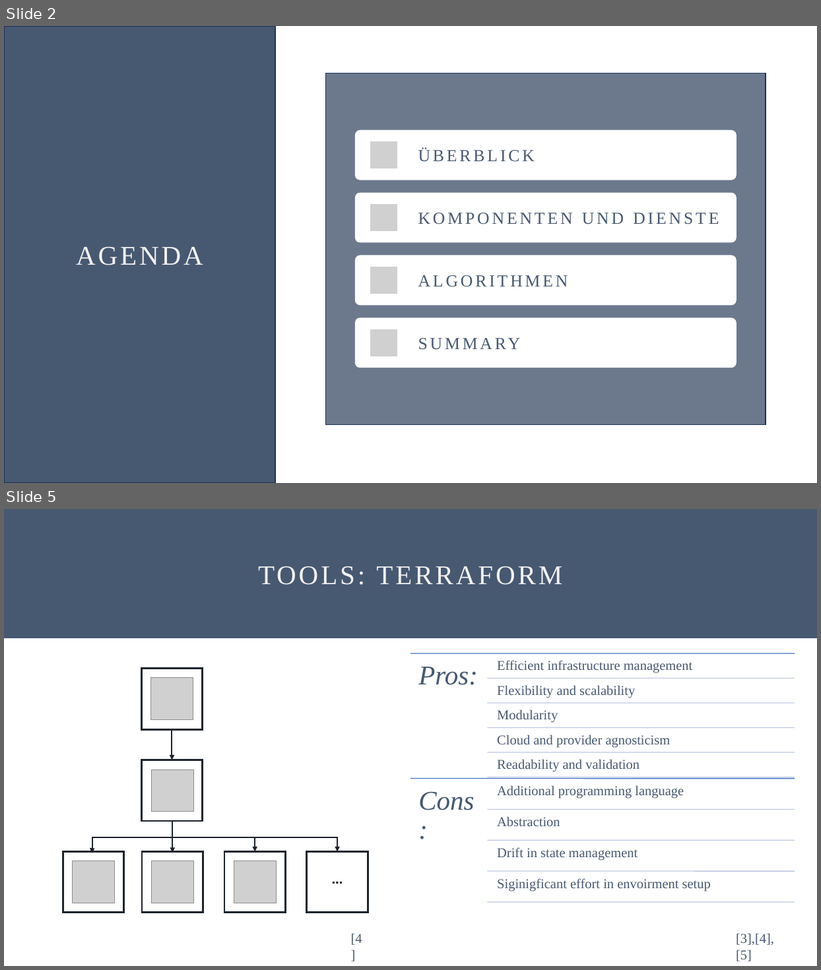
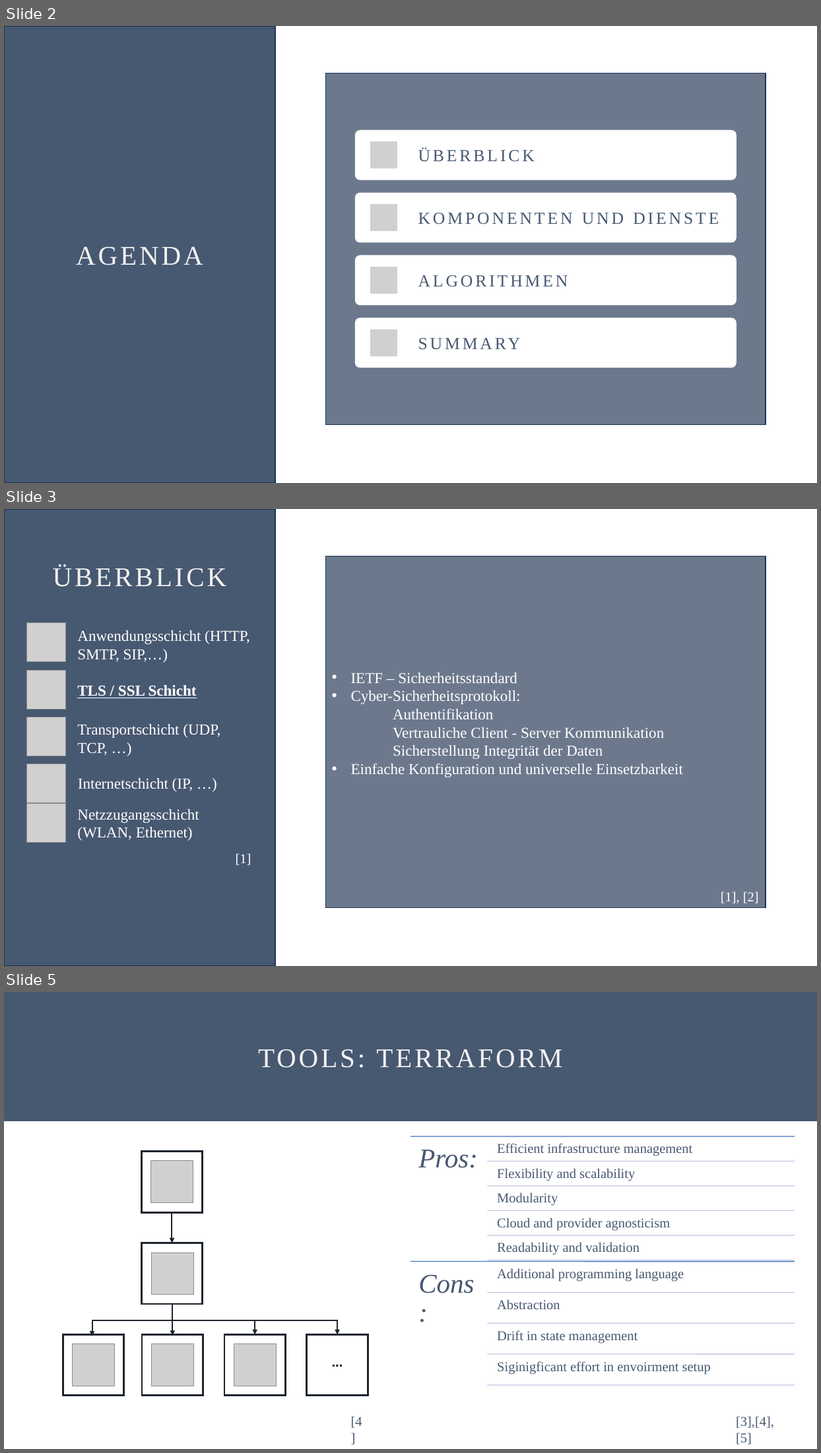
Before and after one commit to Oddl42/DLMCSITSDS01_IT_Sicherheit, a slide deck: Aufgabe/DLMCSITSDS01_Willkens_IU14073577_TLS_20240530.pptx. Shown one above the other, each under a label of ours: slides 2 and 5 before the commit, slides 2, 3 and 5 after it; the slides between them are not shown. The pictures are 821x970 and 821x1453 pixels, drawn with LibreOffice and Linux fonts; fonts in the diff are those of the drawing; grey boxes stand for pictures. Boxes give left, top, right and bottom in pixels: in the first picture for what was removed or moved away, otherwise in the second. Text is boxed around its words. In the diff, an @@ line names an element or a change of style, - is before the commit and + after.

```diff
--- a/Aufgabe/DLMCSITSDS01_Willkens_IU14073577_TLS_20240530.pptx
+++ b/Aufgabe/DLMCSITSDS01_Willkens_IU14073577_TLS_20240530.pptx
@@ slide 3 added at (x1=4, y1=509, x2=817, y2=966), background #FFFFFF @@
@@ rectangle added at (x1=4, y1=509, x2=275, y2=966), fill #475871, outline #1E3256 1 pt @@
@@ text added at (x1=53, y1=565, x2=227, y2=587), 32 pt, text #F2F1F1 @@
+ÜBERBLICK
@@ rectangle added at (x1=326, y1=557, x2=766, y2=908), fill #6C798D, outline #1E3256 1 pt, 18 pt, text #FFFFFF @@
+• IETF – Sicherheitsstandard
+• Cyber-Sicherheitsprotokoll:
+  Authentifikation
+  Vertrauliche Client - Server Kommunikation
+  Sicherstellung Integrität der Daten
+• Einfache Konfiguration und universelle Einsetzbarkeit
@@ picture added at (x1=27, y1=623, x2=66, y2=662) @@
@@ text added at (x1=77, y1=630, x2=250, y2=663), 18 pt, text #FFFFFF @@
+Anwendungsschicht (HTTP, SMTP, SIP,…)
@@ picture added at (x1=27, y1=670, x2=66, y2=709) @@
@@ text added at (x1=77, y1=685, x2=197, y2=698), 18 pt, text #FFFFFF, bold, underline @@
+TLS / SSL Schicht
@@ picture added at (x1=27, y1=717, x2=66, y2=756) @@
@@ text added at (x1=77, y1=724, x2=220, y2=756), 18 pt, text #FFFFFF @@
+Transportschicht (UDP, TCP, …)
@@ picture added at (x1=27, y1=764, x2=66, y2=803) @@
@@ text added at (x1=78, y1=778, x2=193, y2=792), 18 pt, text #FFFFFF @@
+Internetschicht (IP, …)
@@ picture added at (x1=27, y1=803, x2=66, y2=843) @@
@@ text added at (x1=77, y1=809, x2=199, y2=841), 18 pt, text #FFFFFF @@
+Netzzugangsschicht (WLAN, Ethernet)
@@ text added at (x1=236, y1=854, x2=252, y2=865), 16 pt, text #FFFFFF @@
+[1]
@@ text added at (x1=721, y1=892, x2=759, y2=904), 16 pt, text #FFFFFF @@
+[1], [2]
```
Also in this commit, not shown: 2 other slides added, 4 slides removed.
